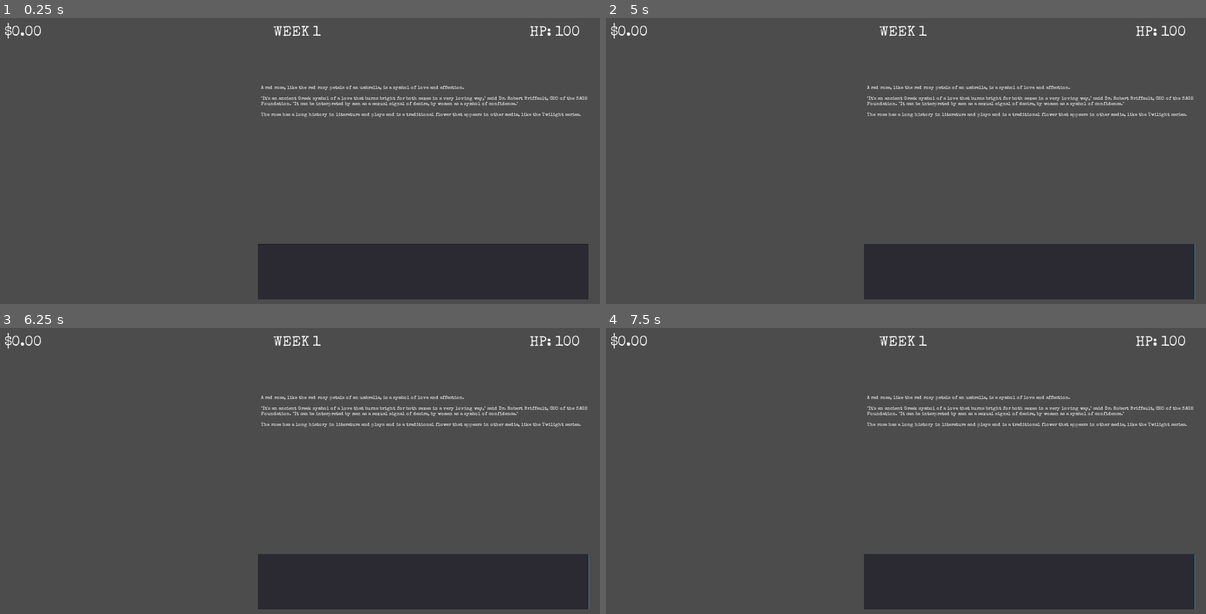
Above: before the commit, frames 1-4 (two rows, left to right).
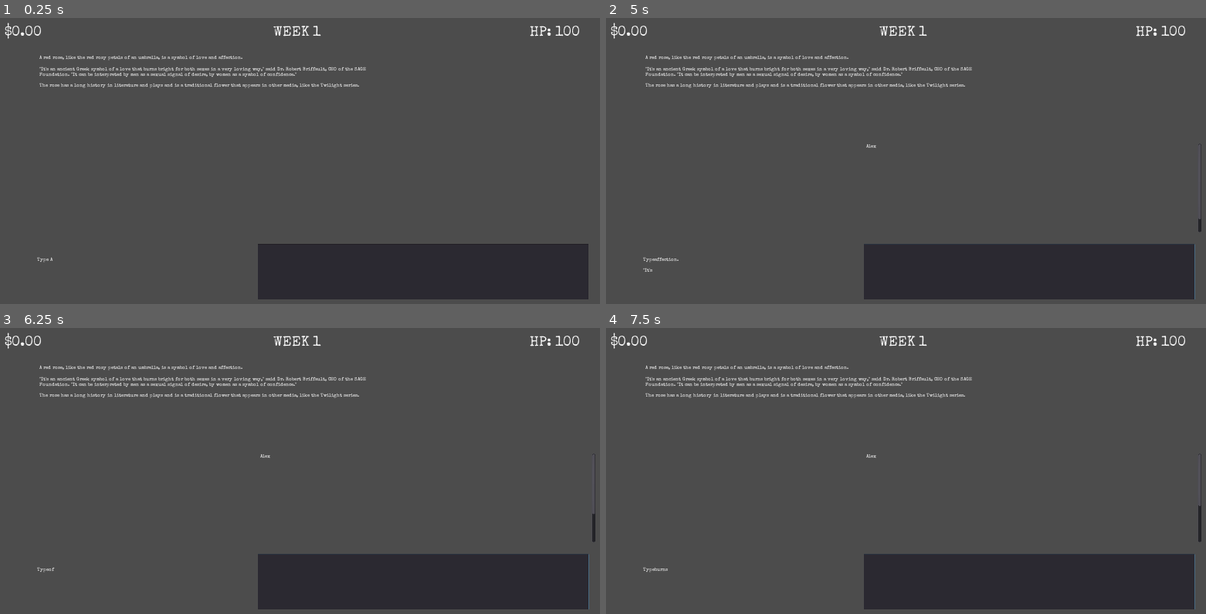
Above: after the commit, the same moments.

Repository: henryliuser/Aint-That-Sweet
Game: Godot game, scene res://LibraryGame.tscn
Two runs of this game, one before a commit and one after it. Both use one fixed random seed, a clock stepped at 60 frames per second and the inputs below. This scene is started directly instead of the project's main scene.
Inputs (mouse positions are in pixels of both pictures, inside the frame that each line leads up to):
- Up to frame 1 (0.25 s): no input
- Up to frame 2 (5 s): click (1032, 272) at 0.52 s; type "Alex" at 0.6 s; tap Enter (ui_accept) at 1.25, 1.35, 1.52, 1.82, 2, 2.1, 2.27, 2.57, 2.75, 2.85, 3.5, 3.6, 3.77, 4.07, 4.25, 4.35, 4.52, 4.82 s; hold Right (ui_right) 1.28-2.78 s; hold Left (ui_left) 2.78-3.53 s; hold Right (ui_right) from 3.53 s (still down)
- Up to frame 3 (6.25 s): tap Enter (ui_accept) at 5, 5.1, 5.27, 5.57, 5.85 s; release Right (ui_right) at 5.03 s; hold Left (ui_left) 5.03-5.78 s; hold Right (ui_right) from 5.78 s (still down)
- Up to frame 4 (7.5 s): release Right (ui_right) at 6.53 s; hold Left (ui_left) from 6.53 s (still down); tap Enter (ui_accept) at 6.6, 6.77, 7.07, 7.35 s

The runs differ from the first frame. In frame 1, 2.4% of the frame differs, in the area x 6-98%, y 13-86%; in frame 2, 2.5%; in frame 3, 2.5%; in frame 4, 2.5%, in the area x 6-100%, y 13-86%.

Commit message:
smoothed out typing game

Diff:
--- a/LibraryGame.gd
+++ b/LibraryGame.gd
@@ -17,6 +17,8 @@
 	file.close()
 	allWords = copyText.split(" ")
 	$CopyText.text = copyText
+	currentWord = allWords[index]
+	$CurrWord.text = "Type " + currentWord
 
 func _process(delta):
 	if Input.is_action_just_pressed("ui_accept"):
@@ -24,9 +26,11 @@
 		inputWord = $UserInput.text
 		copiedText += inputWord
 		copiedText += " "
+		$CopiedText.text = copiedText
 		var correctLength = currentWord.length()
 		var userLength = inputWord.length()
 		score += currentWord.similarity(inputWord)
 		index += 1
 		print(score)
 		$UserInput.text = ""
+		$CurrWord.text = "Type" + currentWord
--- a/LibraryGame.tscn
+++ b/LibraryGame.tscn
@@ -23,8 +23,23 @@
 custom_fonts/font = SubResource( 1 )
 
 [node name="CopyText" type="RichTextLabel" parent="."]
-margin_left = 845.199
-margin_top = 225.253
-margin_right = 1887.2
-margin_bottom = 501.253
+margin_left = 156.19
+margin_top = 132.502
+margin_right = 1198.19
+margin_bottom = 408.502
 custom_fonts/normal_font = SubResource( 2 )
+
+[node name="CopiedText" type="RichTextLabel" parent="."]
+margin_left = 842.55
+margin_top = 408.105
+margin_right = 1884.55
+margin_bottom = 684.105
+custom_fonts/normal_font = SubResource( 2 )
+
+[node name="CurrWord" type="RichTextLabel" parent="."]
+margin_left = 147.851
+margin_top = 760.104
+margin_right = 784.851
+margin_bottom = 1036.1
+custom_fonts/normal_font = SubResource( 2 )
+text = "type "
